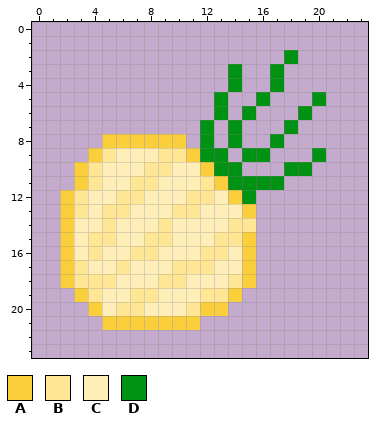
Edited in one commit: pixel-art sprite (src/img/items/onion.png). Above: the version before the commit.
The file is 24x24 pixels.
Palette (. is transparent): A #fbcf3c  B #ffe695  C #ffeeb8  D #009212
Now the later version:
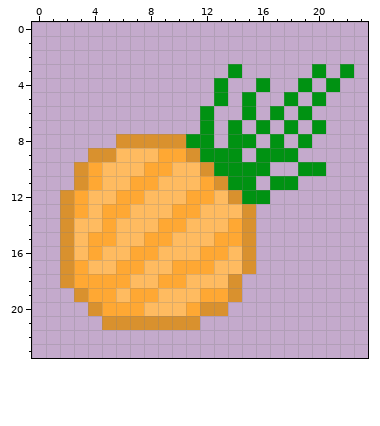
Diff:
Colour A changes from #fbcf3c to #d9912e.
Colour B changes from #ffe695 to #ffa833.
Colour C changes from #ffeeb8 to #ffbb60.
Colour B becomes colour A in row 9 at x 5; in row 14 at x 15; in row 18 at x 14.
Colour C becomes colour B in row 14 at x 10; in row 17 at x 7; in row 18 at x 6; in rows 19 to 20 at x 5.
The author put colour D in row 3 at x 20 and 22; in row 4 at x 13, 16, 19 and 21; in row 5 at x 15 and 18; in row 6 at x 12 and 17; in row 7 at x 16 and 20; in row 8 at x 11, 15 and 19.
The author put colour D in row 9 at x 14 and 17 to 18; in row 10 at x 15 to 16 and 20; in row 11 at x 18; in row 12 at x 16.
Colour A is gone in row 8 at x 5; in row 18 at x 15.
Colour D is gone in row 2 at x 18; in row 3 at x 17; in row 4 at x 14 and 17; in row 5 at x 16; in row 6 at x 13; in row 9 at x 15 and 20.
Colour D is gone in row 10 at x 18; in row 11 at x 16.
